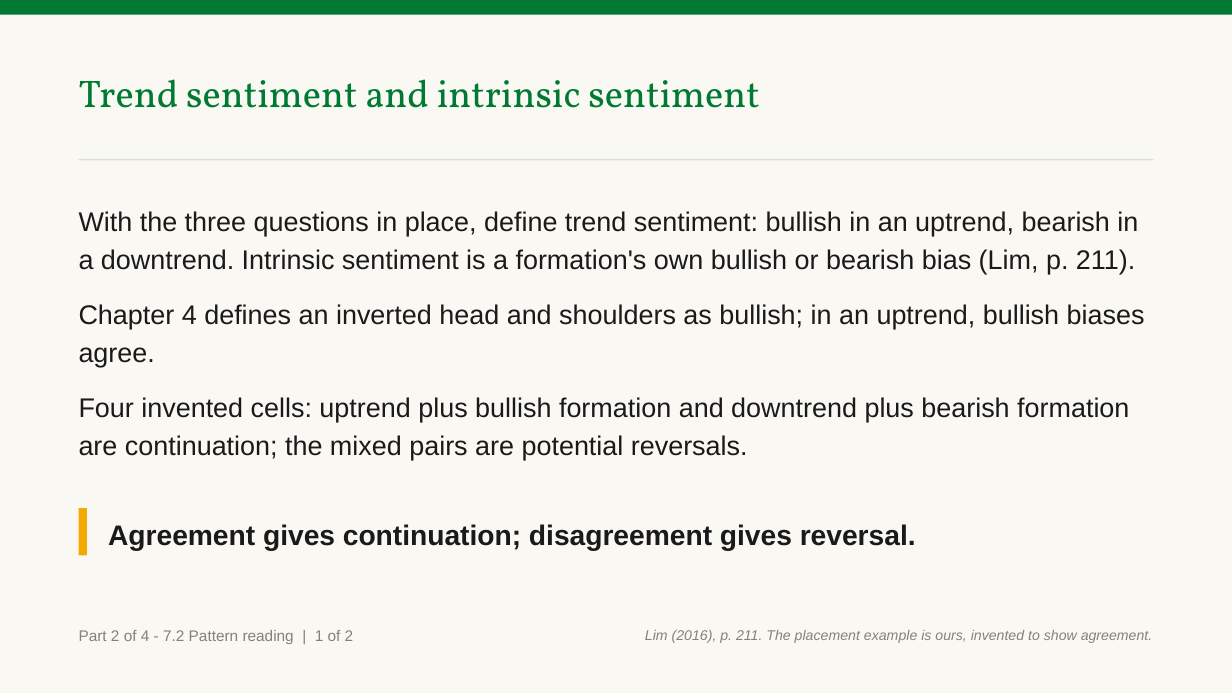
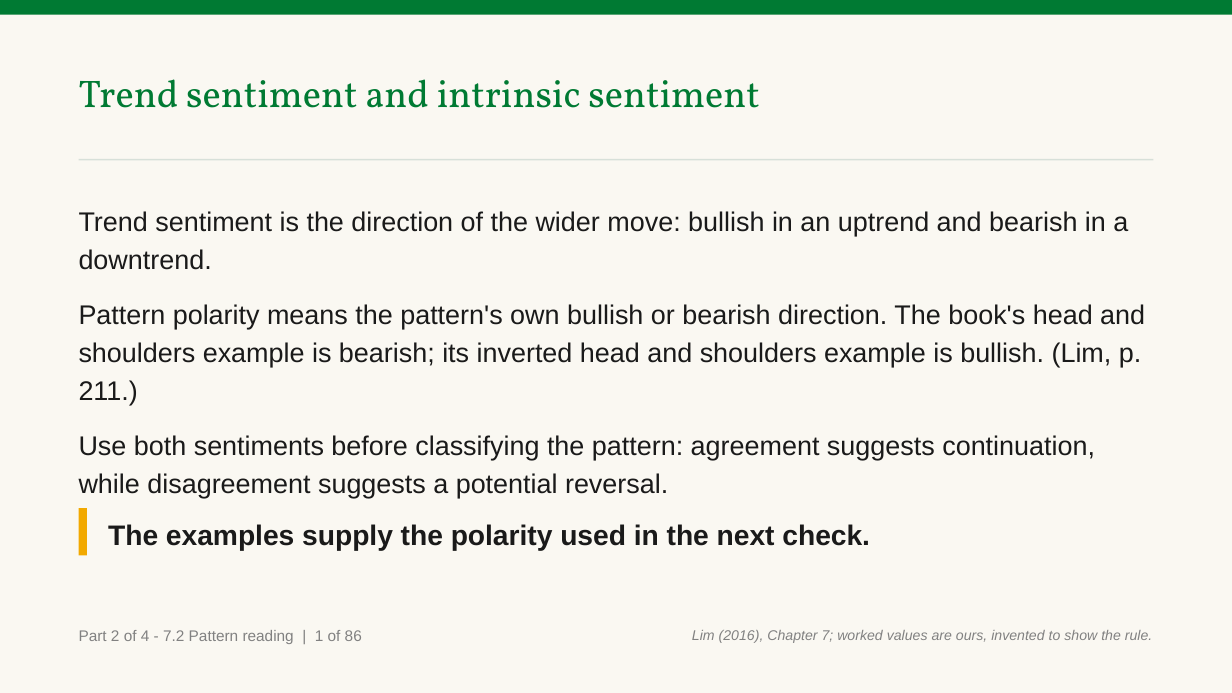
Before and after one commit to benjiesotelo-sudo/Telos_FIN1209, a slide deck: slide 26 of chapter-07/FIN1209-Chapter-07.pptx (slide 16 before the commit). Drawn at 1232x693 pixels with LibreOffice and Linux fonts; fonts in the diff are those of the drawing. Boxes give left, top, right and bottom in pixels: in the first picture for what was removed or moved away, otherwise in the second. Text is boxed around its words. In the diff, an @@ line names an element or a change of style, - is before the commit and + after.

Commit message:
Chapter 7: integrate parts and lay out every course chart by rule (#45)
* wip(ch7): integrate owner sections and shared chart layout

* fix(ch7): lay out marks with measured leader fallback and intact groups

* fix(ch7): preserve pair brackets and verify owner source conservation

* test(ch7): enforce glyph size chart width and complete mark coverage

* test(ch7): assert tick alignment and collision-free leader routes

* fix(ch7): reserve central badge routes and correct retrace anchors

* fix(ch7): retain semantic callouts alongside the four price labels

* feat(ch7): read each chart beside its sentences and split look-alikes

Fold the text slide written in front of each course chart onto the
chart's own slides, so a sentence that names a mark is read where the
mark is (checklist 12). Each sentence goes to the page that carries its
marks; the opening sentences stand on the first page and on any page
with no mark. A four-line text band above the chart replaces the old
three-line band, and the build fails if a sentence lands on no page.

Split Chart A into an exhaustion bar slide and a pin bar slide, each
with its own title, marks and sentences, numbered from 1 (checklist 26),
and move them to sit after the pin bar teaching, directly before the
check that asks what separates the two. The side-by-side recap is
dropped: two three-bar charts would not stay readable at the size rules.

Keep a four-bar pattern on one chart page instead of splitting it three
and one, so an island reversal shows both of its gaps together.

* fix(ch7): keep four-bar labels by their ticks and break level lines at labels

* fix(ch7): number split case slides from 1 and name each case instead of its side

* fix(ch7): keep column values off their columns and draw a zero line for falls

* build(ch7): rebuild the committed text deck from the integrated content

```diff
--- a/chapter-07/FIN1209-Chapter-07.pptx
+++ b/chapter-07/FIN1209-Chapter-07.pptx
@@ text at [79, 211, 1145, 498]: text changed @@
-With the three questions in place, define trend sentiment: bullish in an uptrend, bearish in a downtrend. Intrinsic sentiment is a formation's own bullish or bearish bias (Lim, p. 211).
-Chapter 4 defines an inverted head and shoulders as bullish; in an uptrend, bullish biases agree.
-Four invented cells: uptrend plus bullish formation and downtrend plus bearish formation are continuation; the mixed pairs are potential reversals.
+Trend sentiment is the direction of the wider move: bullish in an uptrend and bearish in a downtrend.
+Pattern polarity means the pattern's own bullish or bearish direction. The book's head and shoulders example is bearish; its inverted head and shoulders example is bullish. (Lim, p. 211.)
+Use both sentiments before classifying the pattern: agreement suggests continuation, while disagreement suggests a potential reversal.
@@ text at [108, 524, 870, 551]: text changed @@
-Agreement gives continuation; disagreement gives reversal.
+The examples supply the polarity used in the next check.
@@ text at [79, 630, 362, 644]: text changed @@
-Part 2 of 4 - 7.2 Pattern reading | 1 of 2
+Part 2 of 4 - 7.2 Pattern reading | 1 of 86
@@ text at [692, 630, 1152, 643]: text changed @@
-Lim (2016), p. 211. The placement example is ours, invented to show agreement.
+Lim (2016), Chapter 7; worked values are ours, invented to show the rule.
```
Also in this commit, not shown: 22 other slides changed, 217 slides added, 99 slides removed, 6 other files.
